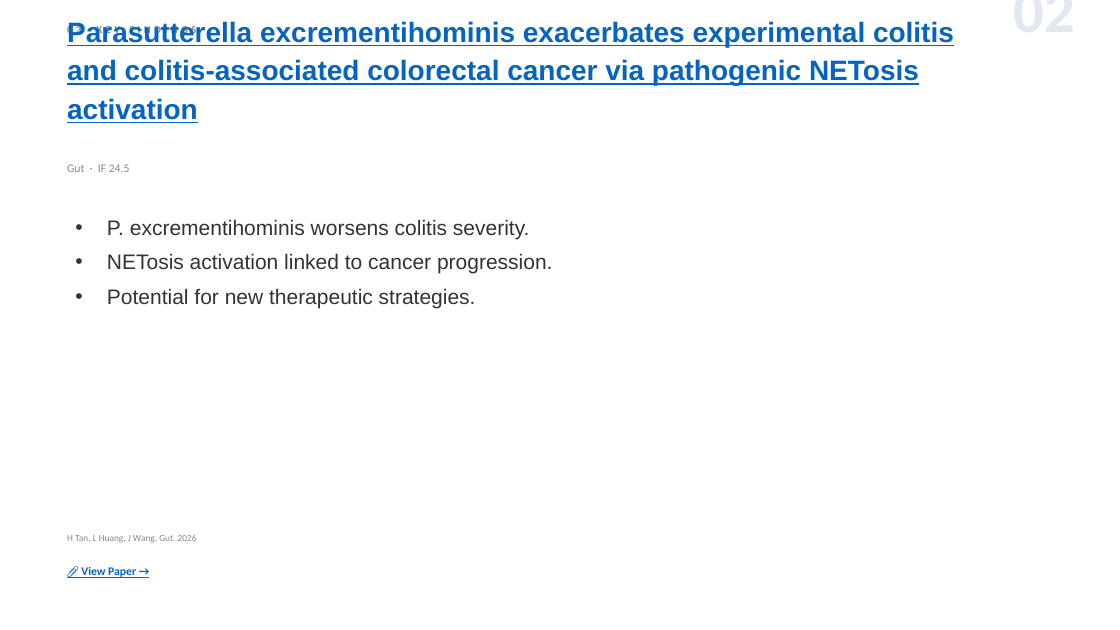
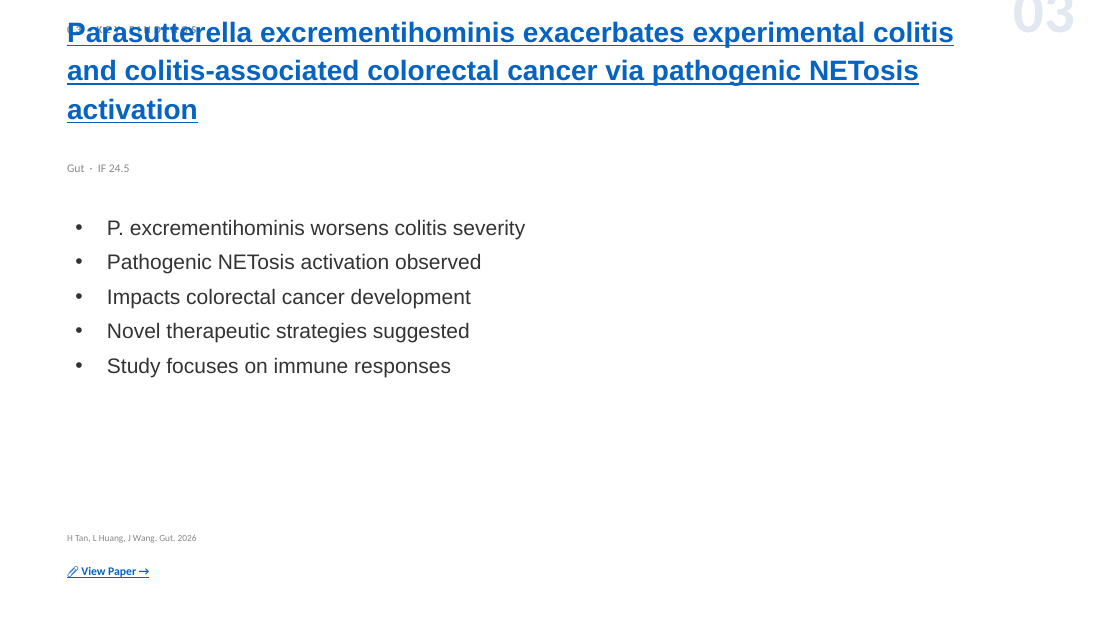
Before and after one commit to jejenhu-maker/colorectal-weekly-digest, a slide deck: slide 5 of docs/digest-en.pptx (slide 4 before the commit). Drawn at 1120x630 pixels with LibreOffice and Linux fonts; fonts in the diff are those of the drawing. Boxes give left, top, right and bottom in pixels: in the first picture for what was removed or moved away, otherwise in the second. Text is boxed around its words. In the diff, an @@ line names an element or a change of style, - is before the commit and + after.

```diff
--- a/docs/digest-en.pptx
+++ b/docs/digest-en.pptx
@@ text at (x1=840, y1=8, x2=1075, y2=8): text changed @@
-02
+03
@@ text at (x1=107, y1=219, x2=525, y2=377): text changed @@
-• P. excrementihominis worsens colitis severity.
-• NETosis activation linked to cancer progression.
-• Potential for new therapeutic strategies.
+• P. excrementihominis worsens colitis severity
+• Pathogenic NETosis activation observed
+• Impacts colorectal cancer development
+• Novel therapeutic strategies suggested
+• Study focuses on immune responses
```
Also in this commit, not shown: 10 other slides changed, 3 slides added, 3 slides removed, 2 other files.
